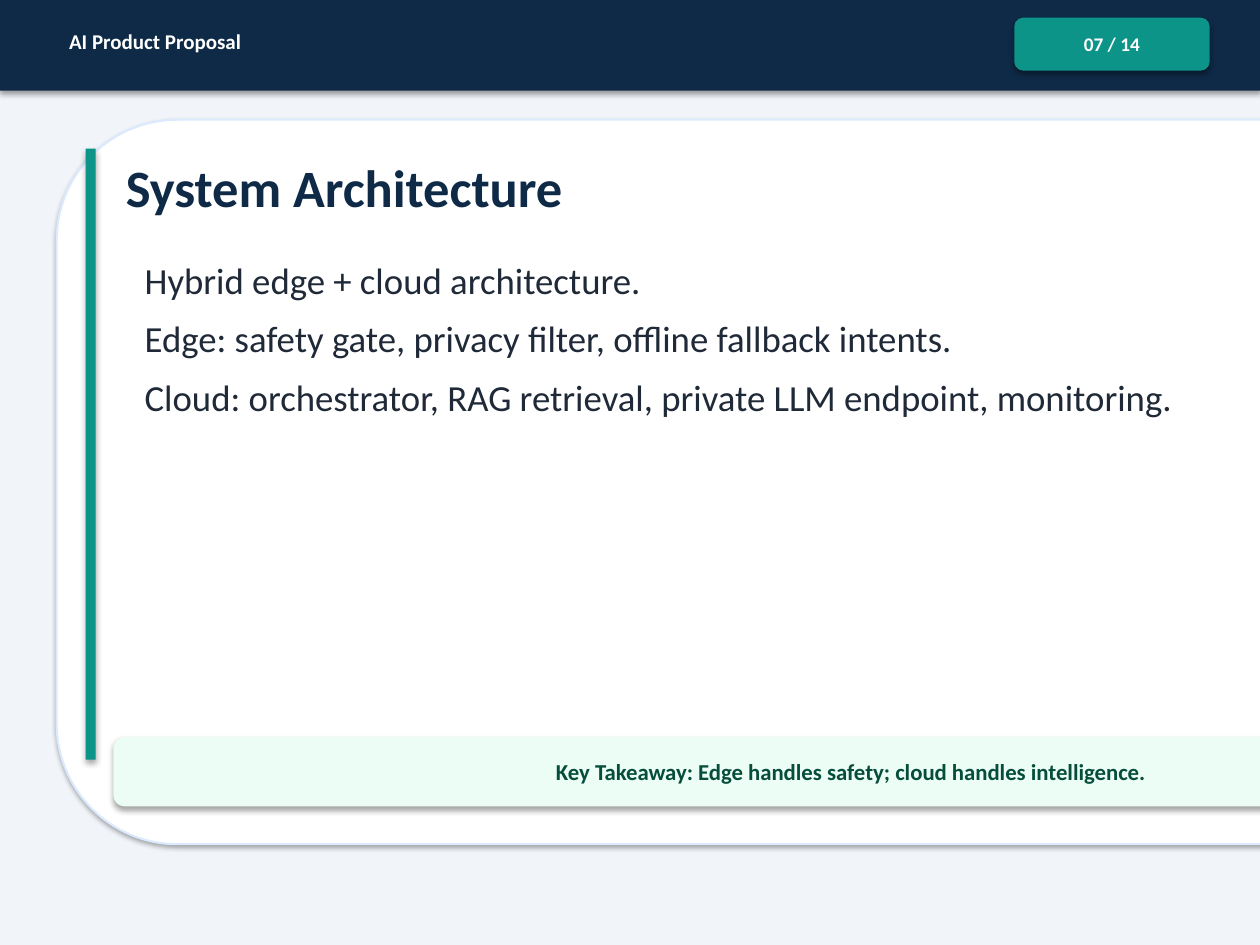
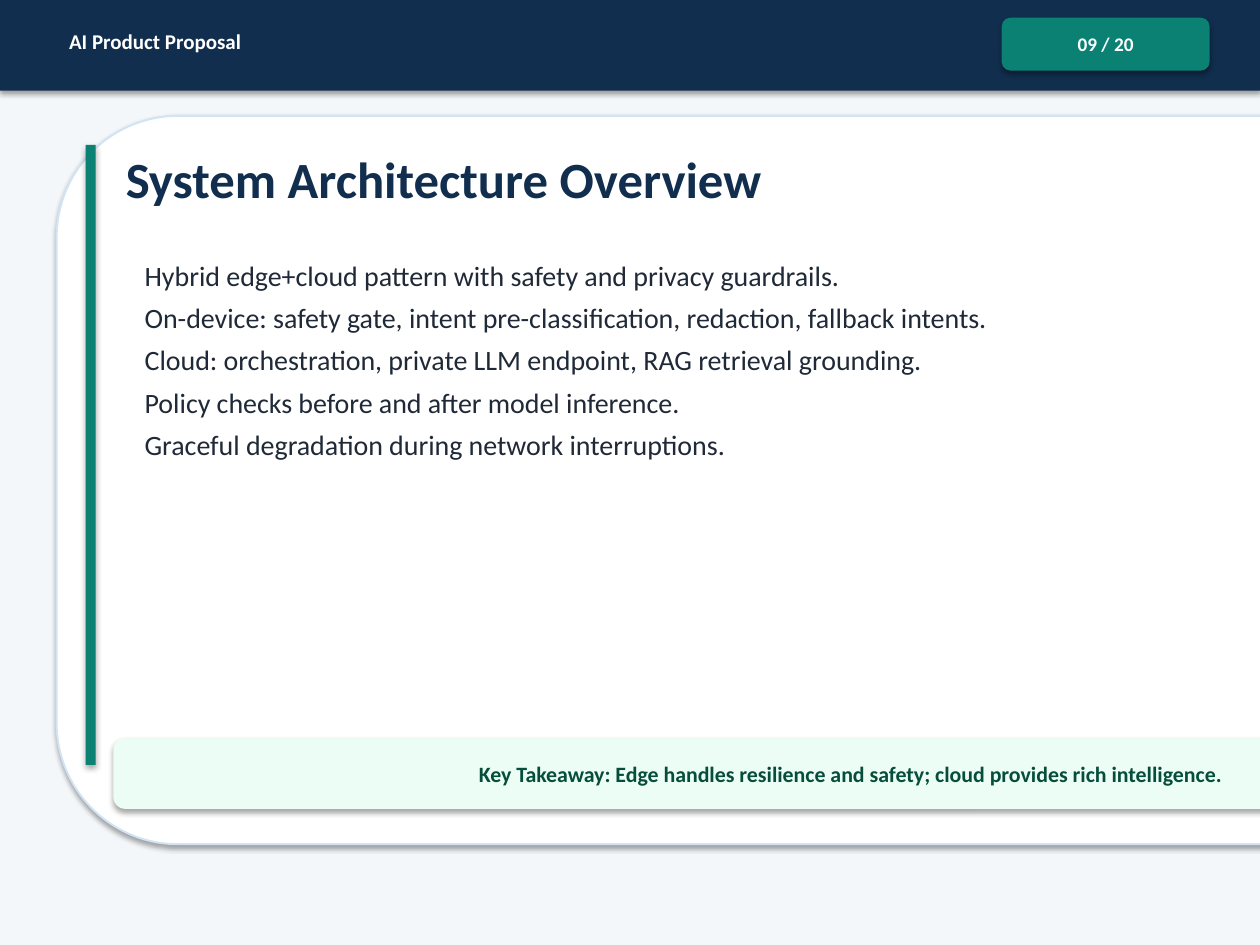
Before and after one commit to Zia-CRM-hub/AI-ProductManager, a slide deck: slide 9 of ProductManager_InnovativeBusinessSolutionWithLLM_Project/ProductManager_InnovativeBusinessSolutionWithLLM_Submission.pptx (slide 7 before the commit). Drawn at 1260x945 pixels with LibreOffice and Linux fonts; fonts in the diff are those of the drawing. Boxes give left, top, right and bottom in pixels: in the first picture for what was removed or moved away, otherwise in the second. Text is boxed around its words. In the diff, an @@ line names an element or a change of style, - is before the commit and + after.

```diff
--- a/ProductManager_InnovativeBusinessSolutionWithLLM_Project/ProductManager_InnovativeBusinessSolutionWithLLM_Submission.pptx
+++ b/ProductManager_InnovativeBusinessSolutionWithLLM_Project/ProductManager_InnovativeBusinessSolutionWithLLM_Submission.pptx
@@ rectangle at [0, 0, 1260, 945]: fill #F1F5F9 to #F4F7FA @@
@@ rectangle at [0, 0, 1260, 91]: fill #0E2A47 to #112E4E @@
@@ rounded rectangle "09 / 20" at [1002, 18, 1210, 71]: fill #0D9488 to #0B8174 @@
@@ rounded rectangle "09 / 20": place and size @@
-rounded rectangle "09 / 20" at [1014, 18, 1210, 71]
+rounded rectangle "09 / 20" at [1002, 18, 1210, 71]
@@ text in rounded rectangle at [1078, 38, 1133, 51]: text changed @@
-07 / 14
+09 / 20
@@ rounded rectangle: place and size @@
-rounded rectangle at [57, 120, 1260, 844]
+rounded rectangle at [57, 116, 1260, 844]
@@ rounded rectangle at [57, 116, 1260, 844]: outline #DBEAFE 1.2 pt to #D1E4F6 1.1 pt @@
@@ rectangle: place and size @@
-rectangle at [86, 149, 96, 760]
+rectangle at [86, 145, 96, 765]
@@ rectangle at [86, 145, 96, 765]: fill #0D9488 to #0B8174 @@
@@ text at [126, 162, 761, 206]: text changed; size 30 to 29 pt; text colour #0E2A47 to #112E4E @@
-System Architecture
+System Architecture Overview
@@ text at [145, 266, 986, 460]: text changed; size 21 to 16 pt @@
-Hybrid edge + cloud architecture.
-Edge: safety gate, privacy filter, offline fallback intents.
-Cloud: orchestrator, RAG retrieval, private LLM endpoint, monitoring.
+Hybrid edge+cloud pattern with safety and privacy guardrails.
+On-device: safety gate, intent pre-classification, redaction, fallback intents.
+Cloud: orchestration, private LLM endpoint, RAG retrieval grounding.
+Policy checks before and after model inference.
+Graceful degradation during network interruptions.
@@ text in rounded rectangle at [479, 766, 1222, 786]: text changed; size 13 to 12.5 pt @@
-Key Takeaway: Edge handles safety; cloud handles intelligence.
+Key Takeaway: Edge handles resilience and safety; cloud provides rich intelligence.
```
Also in this commit, not shown: 12 other slides changed, 7 slides added, 1 slide removed.
